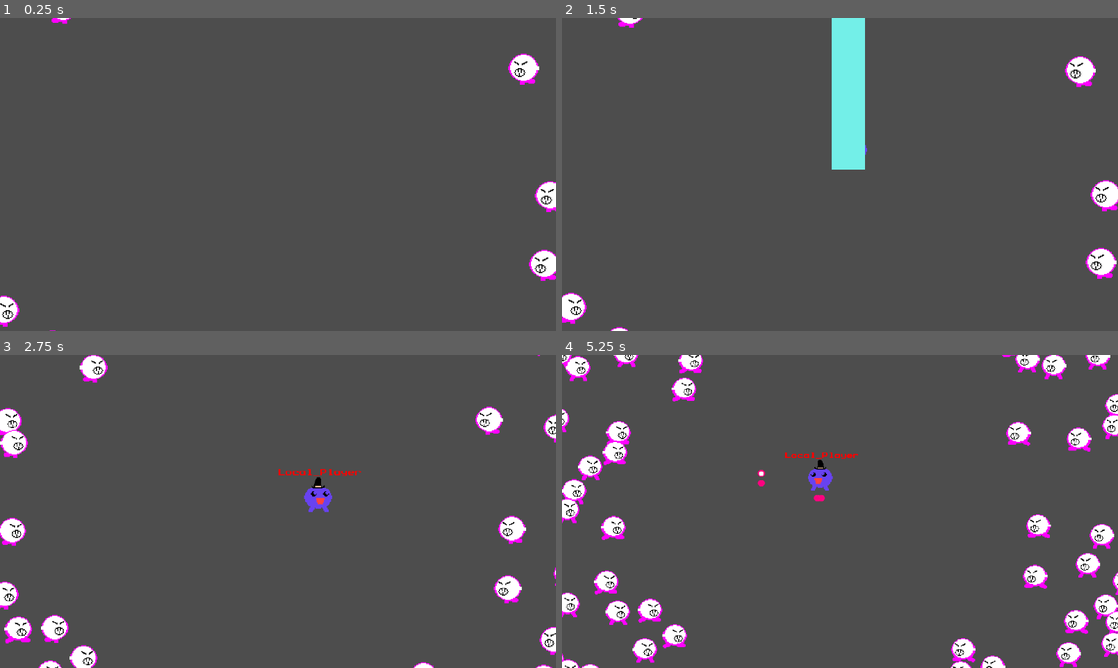
Above: before the commit, frames 1-4 (two rows, left to right).
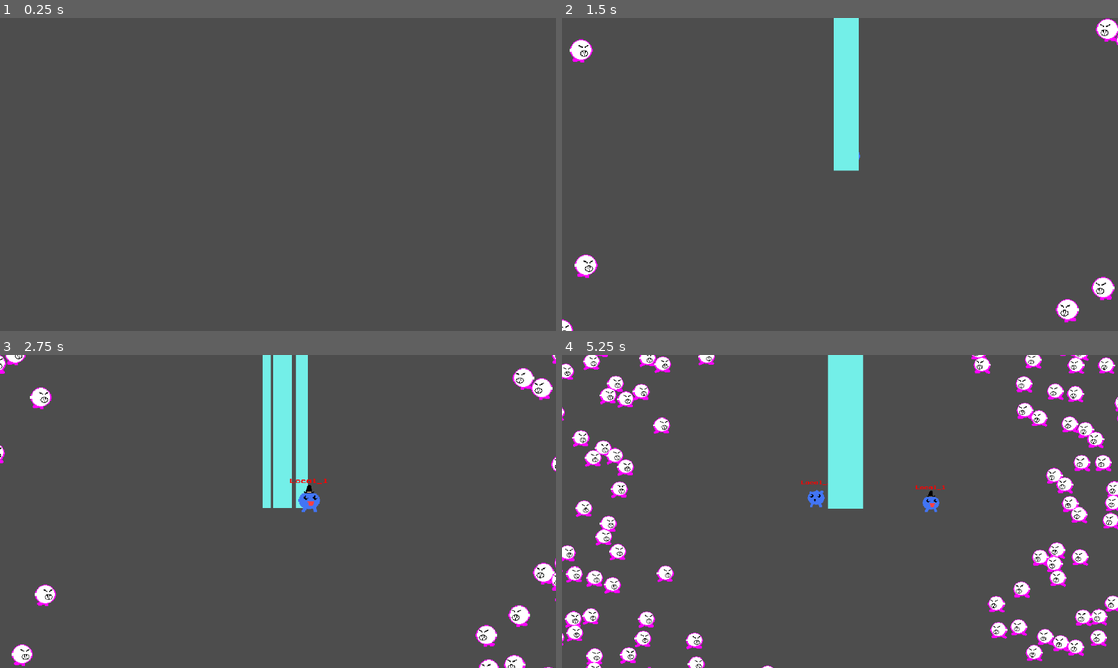
Above: after the commit, the same moments.

Repository: mcerdeira/d3mon
Game: Godot game, scene res://server.tscn
Same seed, same stepped clock (60 frames per second), same inputs: the game is played once before the commit and once after it.
Inputs (mouse positions are in pixels of both pictures, inside the frame that each line leads up to):
- Up to frame 1 (0.25 s): no input
- Up to frame 2 (1.5 s): tap Enter at 0.5 s; move the mouse to (962, 158) at 0.52 s; hold D (right) 0.53-1.28 s; hold Z (shoot) 0.53-1.28 s; tap J (join) at 0.6 s; move the mouse to (728, 190) at 1.27 s; hold S (down) from 1.28 s (still down); tap Z (shoot) at 1.35 s
- Up to frame 3 (2.75 s): tap Space (zoom) at 1.55, 2.1 s; move the mouse to (333, 442) at 2.02 s; release S (down) at 2.03 s; hold D (right) from 2.03 s (still down); tap J (join) at 2.3 s
- Up to frame 4 (5.25 s): move the mouse to (812, 574) at 2.77 s; release D (right) at 2.78 s; hold W (up) 2.78-3.53 s; tap J (join) at 2.85, 4.55, 5.1 s; tap Z (shoot) at 3.05 s; move the mouse to (1006, 558) at 3.52 s; hold Z (shoot) 3.53-4.28 s; hold A (left) 3.53-5.03 s; tap Space (zoom) at 3.8, 4.35 s; move the mouse to (673, 464) at 4.27 s; move the mouse to (867, 511) at 5.02 s; hold S (down) from 5.03 s (still down); hold Z (shoot) from 5.03 s (still down)

The runs differ from the first frame. In frame 1, 1.4% of the frame differs, in the area x 0-100%, y 0-100%; in frame 2, 3.6%; in frame 3, 9.9%; in frame 4, 19%.

Commit message:
Mejoras y joins

Diff:
--- a/src/Enemy.gd
+++ b/src/Enemy.gd
@@ -1,7 +1,7 @@
 extends CharacterBody2D
 var Blood = preload("res://Blood2.tscn")
-var speed_chase = 35.0
-var speed_normal = 10.0
+var speed_chase = 35.0 + Global.ENEMY_SPEED_BASE
+var speed_normal = 10.0 + Global.ENEMY_SPEED_BASE
 var speed = speed_normal
 var player_where = null
 var where = null
@@ -22,6 +22,12 @@
 	$face.play("default")
 
 func _process(delta):
+	if Global.GAME_OVER:
+		queue_free()
+
+	speed_chase = 35.0 + Global.ENEMY_SPEED_BASE
+	speed_normal = 10.0 + Global.ENEMY_SPEED_BASE
+
 	if bleeding:
 		bleeding_spawn -= 1 * delta
 		bleeding_time -= 1 * delta
--- a/src/game.gd
+++ b/src/game.gd
@@ -1,74 +1,90 @@
 extends Node2D
 var player_obj = preload("res://player.tscn")
 var enemu_obj = preload("res://Enemy.tscn")
-var local_player = false
-var enemy_spawn_ttl_total = 5
+var local_player = 0
 var enemy_spawn_ttl = 0
 var spawn_swap = 0
 var radius = Vector2(650, 0)
 var enemy_count = 30
 
+func zoom_in():
+	Global.ENEMY_SPAWN_VEL += 0.5
+	Global.ENEMY_SPEED_BASE += 1
+	$Camera2D.zoom -= Vector2(0.05, 0.05)
+	enemy_count += 10
+	radius += Vector2(100, 0)
+	spawn_enemy()
+	radius += Vector2(100, 0)
+	spawn_enemy()
+
+func zoom_out():
+	Global.ENEMY_SPAWN_VEL -= 0.5
+	Global.ENEMY_SPEED_BASE -= 1
+	$Camera2D.zoom += Vector2(0.05, 0.05)
+	enemy_count -= 10
+	radius -= Vector2(100, 0)
+	radius -= Vector2(100, 0)
+
 func _physics_process(delta):
-	if Input.is_action_just_pressed("zoom"):
-		$Camera2D.zoom -= Vector2(0.05, 0.05)
-		enemy_count += 10
-		radius += Vector2(100, 0)
-		spawn_enemy()
-		radius += Vector2(100, 0)
-		spawn_enemy()
+	var players_count = get_tree().get_nodes_in_group("players").size()
 
-	enemy_spawn_ttl -= 1 * delta
-	if enemy_spawn_ttl <= 0:
-		enemy_spawn_ttl = enemy_spawn_ttl_total
-		spawn_enemy()
+	Global.GAME_OVER = (players_count == 0)
 
-	if !local_player:
-		if Input.is_action_just_pressed("join"):
-			local_player = true
-			send_command(0, "1|Local_Player:join")
-	else:
-		if Input.is_action_pressed("shoot"):
-			send_command(0, "1:a")
-		if Input.is_action_pressed("down"):
-			send_command(0, "1:down")
-		if Input.is_action_pressed("up"):
-			send_command(0, "1:up")
-		if Input.is_action_pressed("left"):
-			send_command(0, "1:left")
-		if Input.is_action_pressed("right"):
-			send_command(0, "1:right")
+	if !Global.GAME_OVER:
+		enemy_spawn_ttl -= 1 * delta
+		if enemy_spawn_ttl <= 0:
+			enemy_spawn_ttl = Global.ENEMY_SPAWN_VEL
+			spawn_enemy()
 
-		if Input.is_action_just_released("down") or Input.is_action_just_released("up") or Input.is_action_just_released("left") or Input.is_action_just_released("right"):
-			send_command(0, "1:end")
+	if Input.is_action_just_pressed("join"):
+		local_player += 1
+		var player_name = "Local_" + str(local_player)
+		send_command(0, str(local_player) + "|" + player_name + ":join")
+	if Input.is_action_pressed("shoot"):
+		send_command(0, str(local_player) + ":a")
+	if Input.is_action_pressed("down"):
+		send_command(0, str(local_player) + ":down")
+	if Input.is_action_pressed("up"):
+		send_command(0, str(local_player) + ":up")
+	if Input.is_action_pressed("left"):
+		send_command(0, str(local_player) + ":left")
+	if Input.is_action_pressed("right"):
+		send_command(0, str(local_player) + ":right")
+
+	if Input.is_action_just_released("down") or Input.is_action_just_released("up") or Input.is_action_just_released("left") or Input.is_action_just_released("right"):
+		send_command(0, str(local_player) + ":end")
 
 func spawn_enemy():
-	var enemy_instances = get_tree().get_nodes_in_group("enemies").size();
-	if enemy_instances <= 1000:
-		var count = enemy_count
-		var center = get_viewport_rect().size / 2
+	if !Global.GAME_OVER:
+		var enemy_instances = get_tree().get_nodes_in_group("enemies").size();
+		if enemy_instances <= 1000:
+			var count = enemy_count
+			var center = get_viewport_rect().size / 2
 
-		var step = 2 * PI / count
+			var step = 2 * PI / count
 
-		for i in range(count):
-			var spawn_pos = center + radius.rotated(step * i)
+			for i in range(count):
+				var spawn_pos = center + radius.rotated(step * i)
 
-			spawn_pos.x += Global.pick_random(range(1, 100)) * Global.pick_random([1, -1])
-			spawn_pos.y += Global.pick_random(range(1, 100)) * Global.pick_random([1, -1])
+				spawn_pos.x += Global.pick_random(range(1, 100)) * Global.pick_random([1, -1])
+				spawn_pos.y += Global.pick_random(range(1, 100)) * Global.pick_random([1, -1])
 
-			var node = enemu_obj.instantiate()
-			node.position = spawn_pos
-			add_child(node)
+				var node = enemu_obj.instantiate()
+				node.position = spawn_pos
+				add_child(node)
 
-		if spawn_swap == 0:
-			spawn_swap = 1
-		else:
-			spawn_swap = 0
+			if spawn_swap == 0:
+				spawn_swap = 1
+			else:
+				spawn_swap = 0
 
 func send_command(peer_id, message):
 	var msg = message.rsplit(":")
+	var real_command = ""
 	var id = msg[0]
 	var my_name = ""
 	var command = msg[1]
+	real_command = command
 	if command == "none":
 		command = "end"
 
@@ -79,7 +95,7 @@
 		my_name = msg2[1]
 
 	var is_dir = is_direction(command)
-	var player = add_player(id, my_name)
+	var player = add_player(id, my_name, real_command)
 
 	if player:
 		if is_dir:
@@ -95,9 +111,10 @@
 	if player:
 		player.queue_free()
 
-func add_player(id, my_name):
+func add_player(id, my_name, command):
 	var player = find_player_by_id(id)
-	if !player:
+	if !player and command == "join":
+		zoom_in()
 		player = player_obj.instantiate()
 		player.position.x = 600
 		player.position.y = 300
--- a/src/game.tscn
+++ b/src/game.tscn
@@ -8,3 +8,4 @@
 
 [node name="Camera2D" type="Camera2D" parent="."]
 position = Vector2(576, 323)
+zoom = Vector2(0.8, 0.8)
--- a/src/player.gd
+++ b/src/player.gd
@@ -19,6 +19,7 @@
 var spawning = true
 var health = 10
 var hitted_ttl = 0
+var dead = false
 
 func _ready():
 	$sprite.visible = false
@@ -30,7 +31,7 @@
 	$spawner.play("default")
 	add_to_group("players")
 	randomize()
-	current_color = Color(randf(), randf(), randf())
+	current_color = Global.get_random_color()
 	$sprite.material.set_shader_parameter("new", current_color)
 	$hat.material.set_shader_parameter("new", current_color)
 	set_random_frame($face)
@@ -143,7 +144,9 @@
 		position.x += speed * delta
 		scale.x = 1
 
-	if health <= 0:
+	if health <= 0 and !dead:
+		get_parent().zoom_out()
+		dead = true
 		queue_free()
 
 	$lbl_name.scale.x = scale.x
--- a/src/player.tscn
+++ b/src/player.tscn
@@ -33,7 +33,7 @@
 resource_local_to_scene = true
 shader = ExtResource("2_32ye7")
 shader_parameter/origin = Color(1, 0, 1, 1)
-shader_parameter/new = Color(0.827451, 0.137255, 0.0509804, 1)
+shader_parameter/new = Color(0.796078, 0, 0.545098, 1)
 
 [sub_resource type="SpriteFrames" id="SpriteFrames_umsmd"]
 animations = [{
@@ -78,6 +78,7 @@
 [sub_resource type="SpriteFrames" id="SpriteFrames_3s7dq"]
 
 [sub_resource type="ShaderMaterial" id="ShaderMaterial_xk1m8"]
+resource_local_to_scene = true
 shader = ExtResource("2_32ye7")
 shader_parameter/origin = Color(1, 0, 1, 1)
 shader_parameter/new = null
--- a/src/scripts/Global.gd
+++ b/src/scripts/Global.gd
@@ -1,5 +1,24 @@
 extends Node
 var SfxMuted = false
+var GAME_OVER = true
+var ENEMY_SPEED_BASE = 0.0
+var ENEMY_SPAWN_VEL = 5.0
+var COLORS = [
+	Color8(66, 135, 245),
+	Color8(245, 185, 66),
+	Color8(242, 245, 66),
+	Color8(66, 245, 87),
+	Color8(66, 245, 239),
+	Color8(66, 117, 245),
+	Color8(69, 66, 245),
+	Color8(179, 66, 245),
+	Color8(245, 66, 164),
+	Color8(255, 255, 255),
+	Color8(34, 54, 225),
+]
+
+func get_random_color():
+	return pick_random(COLORS)
 
 func pick_random(container):
 	if typeof(container) == TYPE_DICTIONARY:
Not shown, changed: proxy-gamepad/web-gamepad/.env
